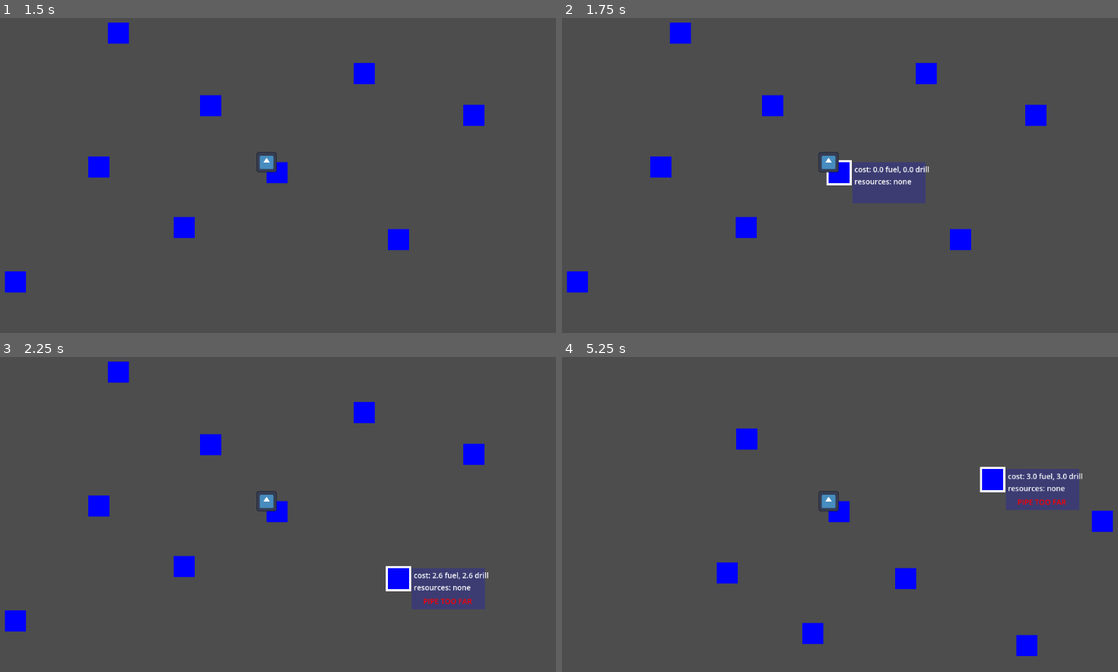
Above: before the commit, frames 1-4 (two rows, left to right).
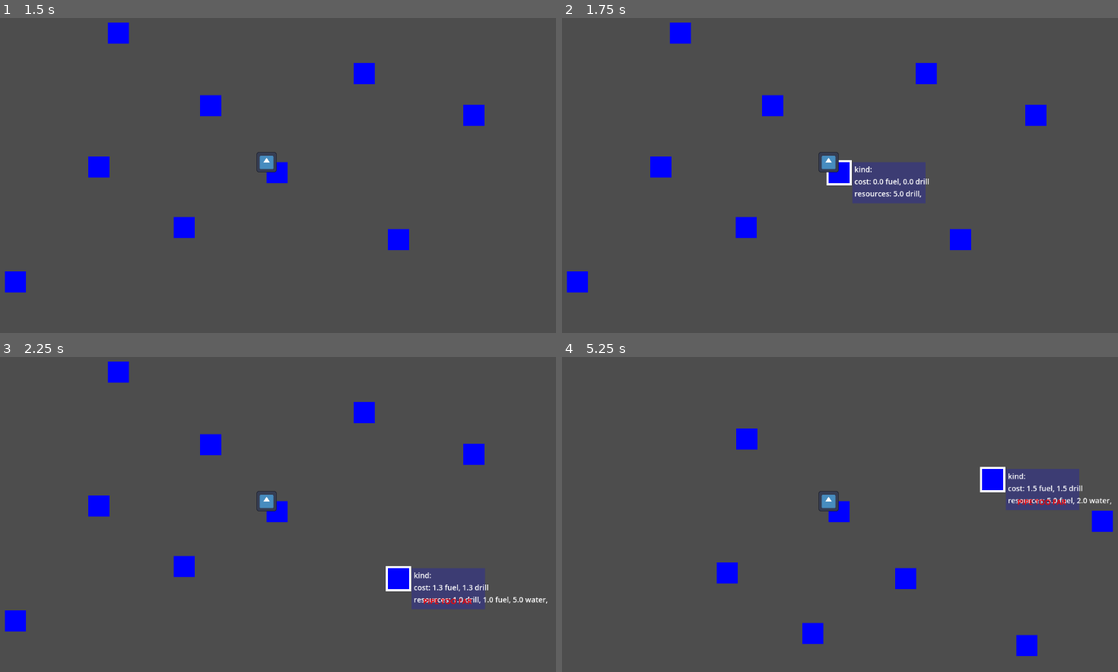
Above: after the commit, the same moments.

Repository: Lukko-Digital/upwell
Game: Godot game, scene res://src/map/map.tscn
Same seed, same stepped clock (60 frames per second), same inputs: the game is played once before the commit and once after it. The engine's default icon, where the game draws it, is replaced by a stand-in: a white triangle on a blue panel in a dark square.
Inputs (mouse positions are in pixels of both pictures, inside the frame that each line leads up to):
- Up to frame 1 (1.5 s): tap Enter at 0.5 s; drag from (183, 96) to (272, 40) at 0.52 s; tap Space at 1.25 s; drag from (372, 118) to (278, 172) at 1.27 s
- Up to frame 2 (1.75 s): no input
- Up to frame 3 (2.25 s): tap Enter at 2 s; move the mouse to (400, 577) at 2.02 s; click (400, 577) at 2.17 s
- Up to frame 4 (5.25 s): tap Space at 2.75, 4.25 s; drag from (662, 505) to (840, 511) at 2.77 s; tap Enter at 3.5 s; drag from (773, 445) to (962, 577) at 3.52 s; drag from (1101, 520) to (1029, 646) at 4.27 s; move the mouse to (990, 479) at 5.02 s; click (990, 479) at 5.17 s

Frame 1 is identical in both runs. In frame 2, 0.4% of the frame differs, in the area x 52-66%, y 47-58%; in frame 3, 0.5%, in the area x 74-99%, y 68-79%; in frame 4, 0.4%.

Commit message:
player collects resources

Diff:
--- a/src/map/pipe.gd
+++ b/src/map/pipe.gd
@@ -16,11 +16,24 @@
 var player_can_see = false
 var player_can_move = false
 
-static var info_template = "cost: %.1f fuel, %.1f drill \nresources: %s"
+const info_template = "kind: %s \ncost: %.1f fuel, %.1f drill \nresources: %s"
 
 var cost = {"fuel" = 0, "drill" = 0}
+var resources = {"fuel" = 0, "drill" = 0, "water" = 0}
+var attributes: PipeAttributes
+
+const ATTRIBUTES_LIST: Array[PipeAttributes] = [
+	preload ("res://src/map/pipe_types/lore.tres"),
+	preload ("res://src/map/pipe_types/plants.tres"),
+	preload ("res://src/map/pipe_types/rocks.tres"),
+	preload ("res://src/map/pipe_types/village.tres"),
+]
 
 func _ready():
+	attributes = ATTRIBUTES_LIST[randi() % ATTRIBUTES_LIST.size()]
+	for resource in attributes.resources:
+		resources[resource] = attributes.resources[resource]
+
 	hide()
 	info_tag.hide()
 	pipe_info.hide()
@@ -42,7 +55,7 @@
 	for resource in cost:
 		if player.resources[resource] < cost[resource]:
 			return false
-	return player_can_move
+	return player_can_move and player.position.distance_squared_to(position) > 1
 
 func _on_gui_input(event):
 	if event is InputEventMouseButton:
@@ -76,6 +89,6 @@
 			info_unknown.show()
 
 func update_cost(pipe: Pipe=null):
-	cost["fuel"] = position.distance_to(player.position) / 100
-	cost["drill"] = position.distance_to(player.position) / 100
-	pipe_info.text = info_template % [cost["fuel"],cost["drill"],"none"]
+	cost["fuel"] = position.distance_to(player.position) / 200
+	cost["drill"] = position.distance_to(player.position) / 200
+	pipe_info.text = info_template % [attributes.resource_name, cost["fuel"],cost["drill"],attributes.get_info()]
--- /dev/null
+++ b/src/map/pipe_types/lore.tres
@@ -0,0 +1,12 @@
+[gd_resource type="Resource" script_class="PipeAttributes" load_steps=2 format=3 uid="uid://b8l2o5pfnoxoy"]
+
+[ext_resource type="Script" path="res://src/map/pipe_types/pipe_attributes.gd" id="1_80ynw"]
+
+[resource]
+script = ExtResource("1_80ynw")
+name = "Lore"
+resources = {
+"drill": 1.0,
+"fuel": 3.0,
+"water": 0.0
+}
--- a/src/map/pipe_types/pipe_attributes.gd
+++ b/src/map/pipe_types/pipe_attributes.gd
@@ -5,7 +5,7 @@
 @export var resources = {"fuel": 0.0, "water": 0.0, "drill": 0.0}
 
 func get_info() -> String:
-    var info = "resources: "
+    var info = ""
     for resource in resources:
         if resources[resource] > 0:
             info += "%.1f %s, " % [resources[resource],resource]
--- /dev/null
+++ b/src/map/pipe_types/plants.tres
@@ -0,0 +1,12 @@
+[gd_resource type="Resource" script_class="PipeAttributes" load_steps=2 format=3 uid="uid://c1s3gw0hg018n"]
+
+[ext_resource type="Script" path="res://src/map/pipe_types/pipe_attributes.gd" id="1_6aqpg"]
+
+[resource]
+script = ExtResource("1_6aqpg")
+name = "Plants"
+resources = {
+"drill": 0.0,
+"fuel": 5.0,
+"water": 2.0
+}
--- /dev/null
+++ b/src/map/pipe_types/rocks.tres
@@ -0,0 +1,12 @@
+[gd_resource type="Resource" script_class="PipeAttributes" load_steps=2 format=3 uid="uid://dojsfdrokmgx2"]
+
+[ext_resource type="Script" path="res://src/map/pipe_types/pipe_attributes.gd" id="1_xurmy"]
+
+[resource]
+script = ExtResource("1_xurmy")
+name = "Rocks"
+resources = {
+"drill": 5.0,
+"fuel": 0.0,
+"water": 0.0
+}
--- /dev/null
+++ b/src/map/pipe_types/village.tres
@@ -0,0 +1,12 @@
+[gd_resource type="Resource" script_class="PipeAttributes" load_steps=2 format=3 uid="uid://bbrpok0ear7am"]
+
+[ext_resource type="Script" path="res://src/map/pipe_types/pipe_attributes.gd" id="1_snbhk"]
+
+[resource]
+script = ExtResource("1_snbhk")
+name = "Village"
+resources = {
+"drill": 1.0,
+"fuel": 1.0,
+"water": 5.0
+}
--- a/src/map/player.gd
+++ b/src/map/player.gd
@@ -11,4 +11,7 @@
 
 	for resource in pipe.cost:
 		resources[resource] -= pipe.cost[resource]
+
+	for resource in pipe.resources:
+		resources[resource] += pipe.resources[resource]
 		print(resource, ": ", resources[resource])
